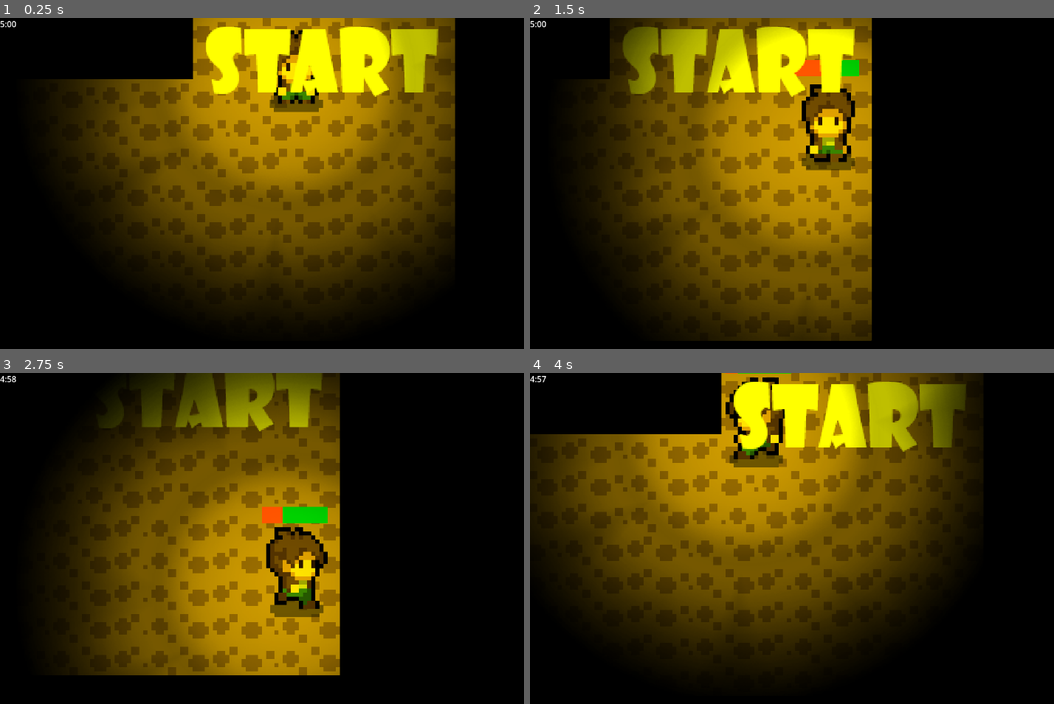
Above: before the commit, frames 1-4 (two rows, left to right).
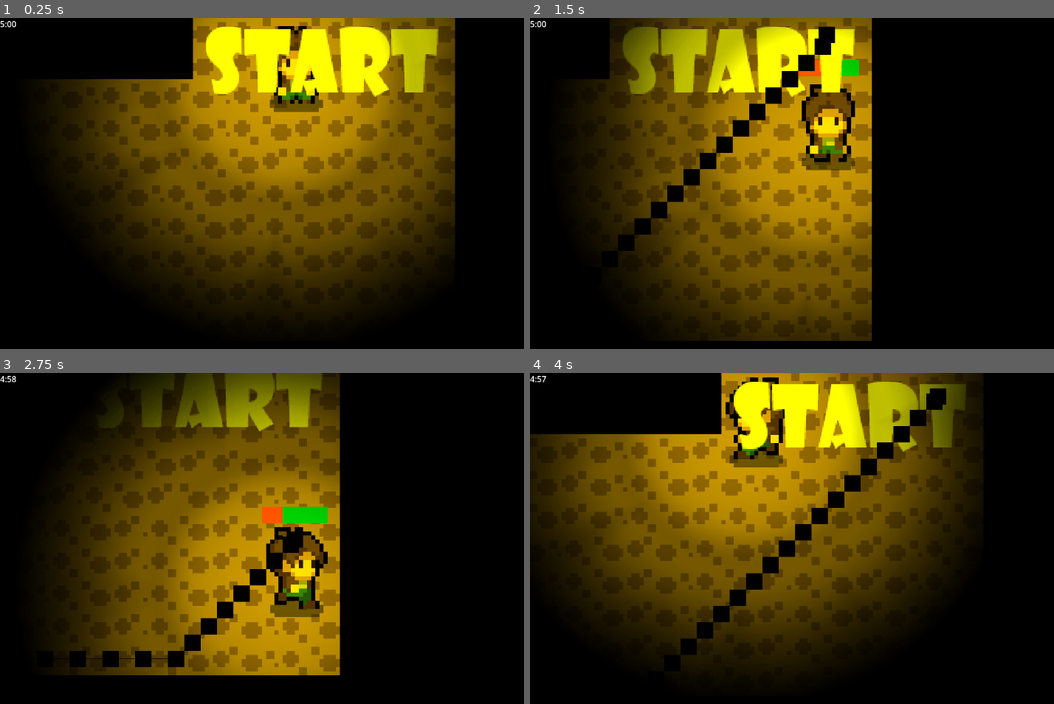
Above: after the commit, the same moments.

Repository: nikta9922/labirint
Game: Godot game, scene res://level.tscn
Two runs of this game, one before a commit and one after it. Both use one fixed random seed, a clock stepped at 60 frames per second and the inputs below.
Inputs:
- Up to frame 1 (0.25 s): no input
- Up to frame 2 (1.5 s): hold D (right) 0.53-1.28 s; hold Shift (Stamina) 0.53-1.28 s; hold S (down) from 1.28 s (still down); tap Shift (Stamina) at 1.35 s
- Up to frame 3 (2.75 s): release S (down) at 2.03 s; hold D (right) from 2.03 s (still down); hold Shift (Stamina) from 2.03 s (still down)
- Up to frame 4 (4 s): release D (right) at 2.78 s; release Shift (Stamina) at 2.78 s; hold W (up) 2.78-3.53 s; tap Shift (Stamina) at 2.85 s; hold A (left) from 3.53 s (still down); hold Shift (Stamina) from 3.53 s (still down)

The runs differ from the first frame. In frame 1, 0.3% of the frame differs, in the area x 52-60%, y 2-23%; in frame 2, 2.2%; in frame 3, 1.8%; in frame 4, 2.6%, in the area x 26-80%, y 4-88%.

Commit message:
bot(enemy), die,  timeout.

Diff:
--- /dev/null
+++ b/лабиринт/bot.gd
@@ -0,0 +1,16 @@
+extends CharacterBody2D
+var speed=75
+@export var plaer:Node2D
+@onready var nav_agent:= $NavigationAgent2D2 as NavigationAgent2D
+func _physics_process(delta: float) -> void:
+	var dir = to_local(nav_agent.get_next_path_position()).normalized()
+	velocity=speed * dir
+	move_and_slide()
+	print(nav_agent.get_next_path_position())
+
+func make_path():
+	nav_agent.target_position=plaer.global_position
+
+
+func _on_timer_timeout() -> void:
+	make_path()
--- /dev/null
+++ b/лабиринт/bot.tscn
@@ -0,0 +1,151 @@
+[gd_scene load_steps=21 format=3 uid="uid://bijr08o0efyef"]
+
+[ext_resource type="Script" path="res://bot.gd" id="1_qkd0w"]
+[ext_resource type="Texture2D" uid="uid://c4amcr708bg7d" path="res://resourses_maze2/Enemies/Mushroom/Run (32x32).png" id="1_y5lhk"]
+
+[sub_resource type="CircleShape2D" id="CircleShape2D_dg7af"]
+radius = 16.1245
+
+[sub_resource type="AtlasTexture" id="AtlasTexture_7ltqw"]
+atlas = ExtResource("1_y5lhk")
+region = Rect2(0, 0, 32, 32)
+
+[sub_resource type="AtlasTexture" id="AtlasTexture_jmrm1"]
+atlas = ExtResource("1_y5lhk")
+region = Rect2(32, 0, 32, 32)
+
+[sub_resource type="AtlasTexture" id="AtlasTexture_u5fe6"]
+atlas = ExtResource("1_y5lhk")
+region = Rect2(64, 0, 32, 32)
+
+[sub_resource type="AtlasTexture" id="AtlasTexture_u832q"]
+atlas = ExtResource("1_y5lhk")
+region = Rect2(96, 0, 32, 32)
+
+[sub_resource type="AtlasTexture" id="AtlasTexture_i1dda"]
+atlas = ExtResource("1_y5lhk")
+region = Rect2(128, 0, 32, 32)
+
+[sub_resource type="AtlasTexture" id="AtlasTexture_m8osu"]
+atlas = ExtResource("1_y5lhk")
+region = Rect2(160, 0, 32, 32)
+
+[sub_resource type="AtlasTexture" id="AtlasTexture_o2jld"]
+atlas = ExtResource("1_y5lhk")
+region = Rect2(192, 0, 32, 32)
+
+[sub_resource type="AtlasTexture" id="AtlasTexture_omuly"]
+atlas = ExtResource("1_y5lhk")
+region = Rect2(224, 0, 32, 32)
+
+[sub_resource type="AtlasTexture" id="AtlasTexture_ug8t7"]
+atlas = ExtResource("1_y5lhk")
+region = Rect2(256, 0, 32, 32)
+
+[sub_resource type="AtlasTexture" id="AtlasTexture_oxurr"]
+atlas = ExtResource("1_y5lhk")
+region = Rect2(288, 0, 32, 32)
+
+[sub_resource type="AtlasTexture" id="AtlasTexture_mmse3"]
+atlas = ExtResource("1_y5lhk")
+region = Rect2(320, 0, 32, 32)
+
+[sub_resource type="AtlasTexture" id="AtlasTexture_e61qm"]
+atlas = ExtResource("1_y5lhk")
+region = Rect2(352, 0, 32, 32)
+
+[sub_resource type="AtlasTexture" id="AtlasTexture_ycp6u"]
+atlas = ExtResource("1_y5lhk")
+region = Rect2(384, 0, 32, 32)
+
+[sub_resource type="AtlasTexture" id="AtlasTexture_egx5g"]
+atlas = ExtResource("1_y5lhk")
+region = Rect2(416, 0, 32, 32)
+
+[sub_resource type="AtlasTexture" id="AtlasTexture_ex21x"]
+atlas = ExtResource("1_y5lhk")
+region = Rect2(448, 0, 32, 32)
+
+[sub_resource type="AtlasTexture" id="AtlasTexture_3dvgy"]
+atlas = ExtResource("1_y5lhk")
+region = Rect2(480, 0, 32, 32)
+
+[sub_resource type="SpriteFrames" id="SpriteFrames_5ixp0"]
+animations = [{
+"frames": [{
+"duration": 1.0,
+"texture": SubResource("AtlasTexture_7ltqw")
+}, {
+"duration": 1.0,
+"texture": SubResource("AtlasTexture_jmrm1")
+}, {
+"duration": 1.0,
+"texture": SubResource("AtlasTexture_u5fe6")
+}, {
+"duration": 1.0,
+"texture": SubResource("AtlasTexture_u832q")
+}, {
+"duration": 1.0,
+"texture": SubResource("AtlasTexture_i1dda")
+}, {
+"duration": 1.0,
+"texture": SubResource("AtlasTexture_m8osu")
+}, {
+"duration": 1.0,
+"texture": SubResource("AtlasTexture_o2jld")
+}, {
+"duration": 1.0,
+"texture": SubResource("AtlasTexture_omuly")
+}, {
+"duration": 1.0,
+"texture": SubResource("AtlasTexture_ug8t7")
+}, {
+"duration": 1.0,
+"texture": SubResource("AtlasTexture_oxurr")
+}, {
+"duration": 1.0,
+"texture": SubResource("AtlasTexture_mmse3")
+}, {
+"duration": 1.0,
+"texture": SubResource("AtlasTexture_e61qm")
+}, {
+"duration": 1.0,
+"texture": SubResource("AtlasTexture_ycp6u")
+}, {
+"duration": 1.0,
+"texture": SubResource("AtlasTexture_egx5g")
+}, {
+"duration": 1.0,
+"texture": SubResource("AtlasTexture_ex21x")
+}, {
+"duration": 1.0,
+"texture": SubResource("AtlasTexture_3dvgy")
+}],
+"loop": true,
+"name": &"run",
+"speed": 10.0
+}]
+
+[node name="bot" type="CharacterBody2D"]
+motion_mode = 1
+wall_min_slide_angle = 0.0
+script = ExtResource("1_qkd0w")
+
+[node name="CollisionShape2D" type="CollisionShape2D" parent="."]
+shape = SubResource("CircleShape2D_dg7af")
+
+[node name="AnimatedSprite2D" type="AnimatedSprite2D" parent="."]
+position = Vector2(0, -5)
+sprite_frames = SubResource("SpriteFrames_5ixp0")
+animation = &"run"
+autoplay = "run"
+
+[node name="Timer" type="Timer" parent="."]
+wait_time = 0.5
+autostart = true
+
+[node name="NavigationAgent2D2" type="NavigationAgent2D" parent="."]
+path_postprocessing = 1
+debug_enabled = true
+
+[connection signal="timeout" from="Timer" to="." method="_on_timer_timeout"]
--- a/лабиринт/level.gd
+++ b/лабиринт/level.gd
@@ -17,5 +17,7 @@
 		time-=delta
 		var min=int(time)/60
 		var sec=int(time)%60
-		print(min,":",sec)
+
 		$CanvasLayer/Label.text=str(min,":",sec)
+	if time<=0:
+		$CanvasLayer/MenuBar2.visible=true
--- a/лабиринт/level.tscn
+++ b/лабиринт/level.tscn
@@ -6,6 +6,7 @@
 [ext_resource type="PackedScene" uid="uid://ddtux044qdm8q" path="res://plaer.tscn" id="3_vxxni"]
 [ext_resource type="Texture2D" uid="uid://mffxf345j62w" path="res://resourses_maze/finish.png" id="5_y2dt5"]
 [ext_resource type="Texture2D" uid="uid://2hpofe4uobx2" path="res://resourses_maze/start.png" id="6_lji0h"]
+[ext_resource type="PackedScene" uid="uid://bijr08o0efyef" path="res://bot.tscn" id="7_eqsn6"]
 
 [sub_resource type="OccluderPolygon2D" id="OccluderPolygon2D_5gi5q"]
 polygon = PackedVector2Array(-8, -8, 8, -8, 8, 8, -8, 8)
@@ -137,28 +138,69 @@
 sources/0 = SubResource("TileSetAtlasSource_cwxgb")
 sources/2 = SubResource("TileSetAtlasSource_i11vk")
 
+[sub_resource type="NavigationPolygon" id="NavigationPolygon_11d0v"]
+vertices = PackedVector2Array(4, 4, -4, 4, -4, -4, 4, -4)
+polygons = Array[PackedInt32Array]([PackedInt32Array(0, 1, 2, 3)])
+outlines = Array[PackedVector2Array]([PackedVector2Array(-4, -4, 4, -4, 4, 4, -4, 4)])
+agent_radius = 0.0
+
+[sub_resource type="NavigationPolygon" id="NavigationPolygon_rfnry"]
+vertices = PackedVector2Array(4, 4, -4, 4, -4, -4, 4, -4)
+polygons = Array[PackedInt32Array]([PackedInt32Array(0, 1, 2, 3)])
+outlines = Array[PackedVector2Array]([PackedVector2Array(-4, -4, 4, -4, 4, 4, -4, 4)])
+agent_radius = 0.0
+
+[sub_resource type="NavigationPolygon" id="NavigationPolygon_7qmrc"]
+vertices = PackedVector2Array(4, 4, -4, 4, -4, -4, 4, -4)
+polygons = Array[PackedInt32Array]([PackedInt32Array(0, 1, 2, 3)])
+outlines = Array[PackedVector2Array]([PackedVector2Array(-4, -4, 4, -4, 4, 4, -4, 4)])
+agent_radius = 0.0
+
+[sub_resource type="NavigationPolygon" id="NavigationPolygon_n25do"]
+vertices = PackedVector2Array(4, 4, -4, 4, -4, -4, 4, -4)
+polygons = Array[PackedInt32Array]([PackedInt32Array(0, 1, 2, 3)])
+outlines = Array[PackedVector2Array]([PackedVector2Array(-4, -4, 4, -4, 4, 4, -4, 4)])
+agent_radius = 0.0
+
 [sub_resource type="TileSetAtlasSource" id="TileSetAtlasSource_qwmd4"]
 texture = ExtResource("2_158np")
 texture_region_size = Vector2i(8, 8)
 0:0/0 = 0
+0:0/0/navigation_layer_0/polygon = SubResource("NavigationPolygon_11d0v")
 1:0/0 = 0
+1:0/0/navigation_layer_0/polygon = SubResource("NavigationPolygon_11d0v")
 2:0/0 = 0
+2:0/0/navigation_layer_0/polygon = SubResource("NavigationPolygon_11d0v")
 3:0/0 = 0
+3:0/0/navigation_layer_0/polygon = SubResource("NavigationPolygon_11d0v")
 0:1/0 = 0
+0:1/0/navigation_layer_0/polygon = SubResource("NavigationPolygon_rfnry")
 1:1/0 = 0
+1:1/0/navigation_layer_0/polygon = SubResource("NavigationPolygon_11d0v")
 2:1/0 = 0
+2:1/0/navigation_layer_0/polygon = SubResource("NavigationPolygon_7qmrc")
 3:1/0 = 0
+3:1/0/navigation_layer_0/polygon = SubResource("NavigationPolygon_11d0v")
 0:2/0 = 0
+0:2/0/navigation_layer_0/polygon = SubResource("NavigationPolygon_11d0v")
 1:2/0 = 0
+1:2/0/navigation_layer_0/polygon = SubResource("NavigationPolygon_11d0v")
 2:2/0 = 0
+2:2/0/navigation_layer_0/polygon = SubResource("NavigationPolygon_11d0v")
 3:2/0 = 0
+3:2/0/navigation_layer_0/polygon = SubResource("NavigationPolygon_11d0v")
 0:3/0 = 0
+0:3/0/navigation_layer_0/polygon = SubResource("NavigationPolygon_11d0v")
 1:3/0 = 0
+1:3/0/navigation_layer_0/polygon = SubResource("NavigationPolygon_11d0v")
 2:3/0 = 0
+2:3/0/navigation_layer_0/polygon = SubResource("NavigationPolygon_n25do")
 3:3/0 = 0
+3:3/0/navigation_layer_0/polygon = SubResource("NavigationPolygon_11d0v")
 
 [sub_resource type="TileSet" id="TileSet_tdlkm"]
 tile_size = Vector2i(8, 8)
+navigation_layer_0/layers = 1
 sources/0 = SubResource("TileSetAtlasSource_qwmd4")
 
 [sub_resource type="RectangleShape2D" id="RectangleShape2D_dorum"]
@@ -253,6 +295,46 @@
 offset_bottom = 23.0
 text = "5:00"
 
+[node name="MenuBar2" type="MenuBar" parent="CanvasLayer"]
+visible = false
+anchors_preset = 15
+anchor_right = 1.0
+anchor_bottom = 1.0
+grow_horizontal = 2
+grow_vertical = 2
+
+[node name="ColorRect" type="ColorRect" parent="CanvasLayer/MenuBar2"]
+layout_mode = 0
+offset_right = 1152.0
+offset_bottom = 657.0
+color = Color(0, 0, 0, 1)
+
+[node name="Button" type="Button" parent="CanvasLayer/MenuBar2"]
+layout_mode = 1
+anchors_preset = 8
+anchor_left = 0.5
+anchor_top = 0.5
+anchor_right = 0.5
+anchor_bottom = 0.5
+offset_left = -539.5
+offset_top = -295.0
+offset_right = 539.5
+offset_bottom = 295.0
+grow_horizontal = 2
+grow_vertical = 2
+theme_override_font_sizes/font_size = 40
+text = "restar"
+flat = true
+
+[node name="Label" type="Label" parent="CanvasLayer/MenuBar2"]
+layout_mode = 0
+offset_right = 1151.0
+offset_bottom = 520.0
+theme_override_font_sizes/font_size = 50
+text = "You die."
+horizontal_alignment = 1
+vertical_alignment = 1
+
 [node name="Zone_started" type="Area2D" parent="."]
 position = Vector2(577, 1045)
 scale = Vector2(0.173418, 0.35484)
@@ -266,6 +348,11 @@
 scale = Vector2(1.68505, 0.910486)
 texture = ExtResource("6_lji0h")
 
+[node name="bot" parent="." node_paths=PackedStringArray("plaer") instance=ExtResource("7_eqsn6")]
+position = Vector2(719, 31)
+plaer = NodePath("../Plaer")
+
 [connection signal="body_entered" from="Zone_finish" to="." method="_on_zone_finish_body_entered"]
 [connection signal="pressed" from="CanvasLayer/MenuBar/Button" to="." method="_on_button_pressed"]
+[connection signal="pressed" from="CanvasLayer/MenuBar2/Button" to="." method="_on_button_pressed"]
 [connection signal="body_exited" from="Zone_started" to="." method="_on_zone_started_body_exited"]
--- a/лабиринт/plaer.gd
+++ b/лабиринт/plaer.gd
@@ -19,7 +19,13 @@
 		speed=50
 	if stamina<2:
 		speed=50
-	print(stamina)
+	for i in get_slide_collision_count():
+		var obj=get_slide_collision(i).get_collider()
+		if obj is CharacterBody2D:
+			set_physics_process(false)
+			$AnimatedSprite2D.play("die")
+			await get_tree().create_timer(1.5).timeout
+			$"../CanvasLayer/MenuBar2".visible=true
 	move_and_slide()
 	if Input_vector==Vector2(0,0):
 		$AnimatedSprite2D.play("Stop")
--- a/лабиринт/plaer.tscn
+++ b/лабиринт/plaer.tscn
@@ -239,8 +239,7 @@
 
 [node name="AnimatedSprite2D" type="AnimatedSprite2D" parent="."]
 sprite_frames = SubResource("SpriteFrames_fak30")
-animation = &"Stop"
-frame_progress = 0.550127
+animation = &"die"
 
 [node name="PointLight2D" type="PointLight2D" parent="."]
 position = Vector2(0, 12)
Not shown: 1 places in лабиринт/level.tscn that only renumber resources
